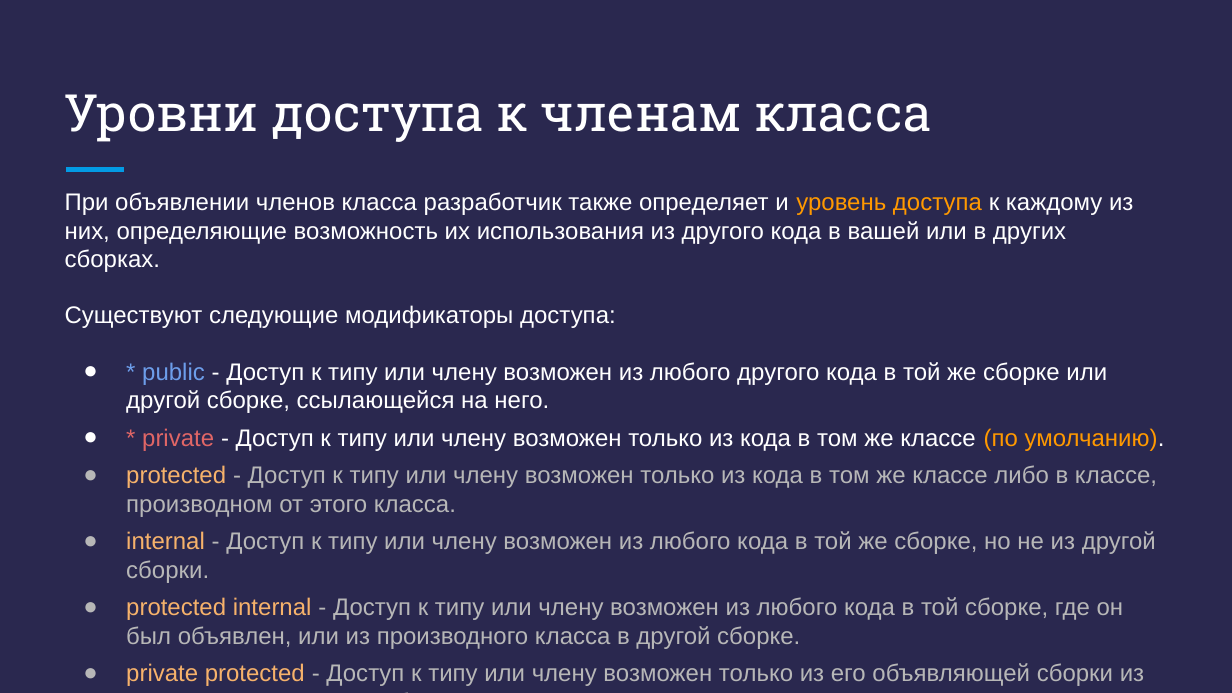
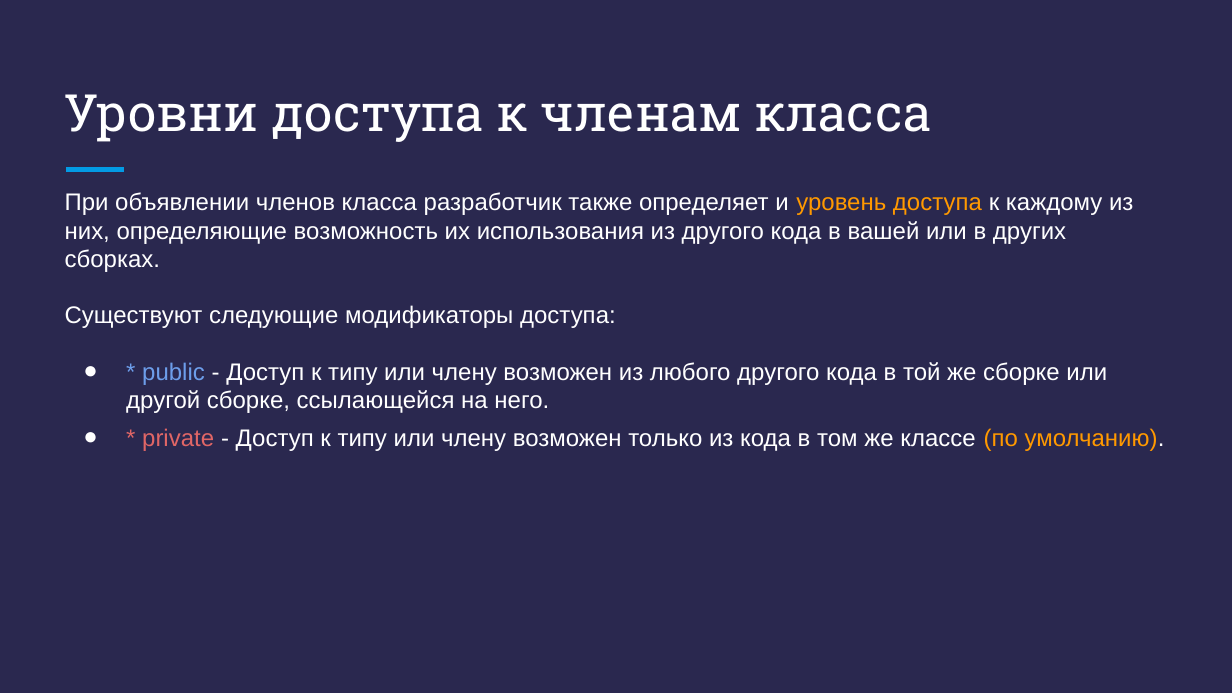
Before and after one commit to DenisKaVladimirovich/MyLessons, a slide deck: slide 11 of 10/Презентация - C# + .NET - Урок 10.pptx (slide 9 before the commit). Drawn at 1232x693 pixels with LibreOffice and Linux fonts; fonts in the diff are those of the drawing. Boxes give left, top, right and bottom in pixels: in the first picture for what was removed or moved away, otherwise in the second. Text is boxed around its words. In the diff, an @@ line names an element or a change of style, - is before the commit and + after.

```diff
--- a/10/Презентация - C# + .NET - Урок 10.pptx
+++ b/10/Презентация - C# + .NET - Урок 10.pptx
@@ text at [126, 465, 1157, 686]: paragraphs removed @@
-● protected - Доступ к типу или члену возможен только из кода в том же классе либо в классе, производном от этого класса.
-● internal - Доступ к типу или члену возможен из любого кода в той же сборке, но не из другой сборки.
-● protected internal - Доступ к типу или члену возможен из любого кода в той сборке, где он был объявлен, или из производного класса в другой сборке.
-● private protected - Доступ к типу или члену возможен только из его объявляющей сборки из кода в том же классе либо в типе, производном от этого класса.
```
Also in this commit, not shown: 5 other slides changed, 6 slides added, 4 slides removed, 21 other files.
